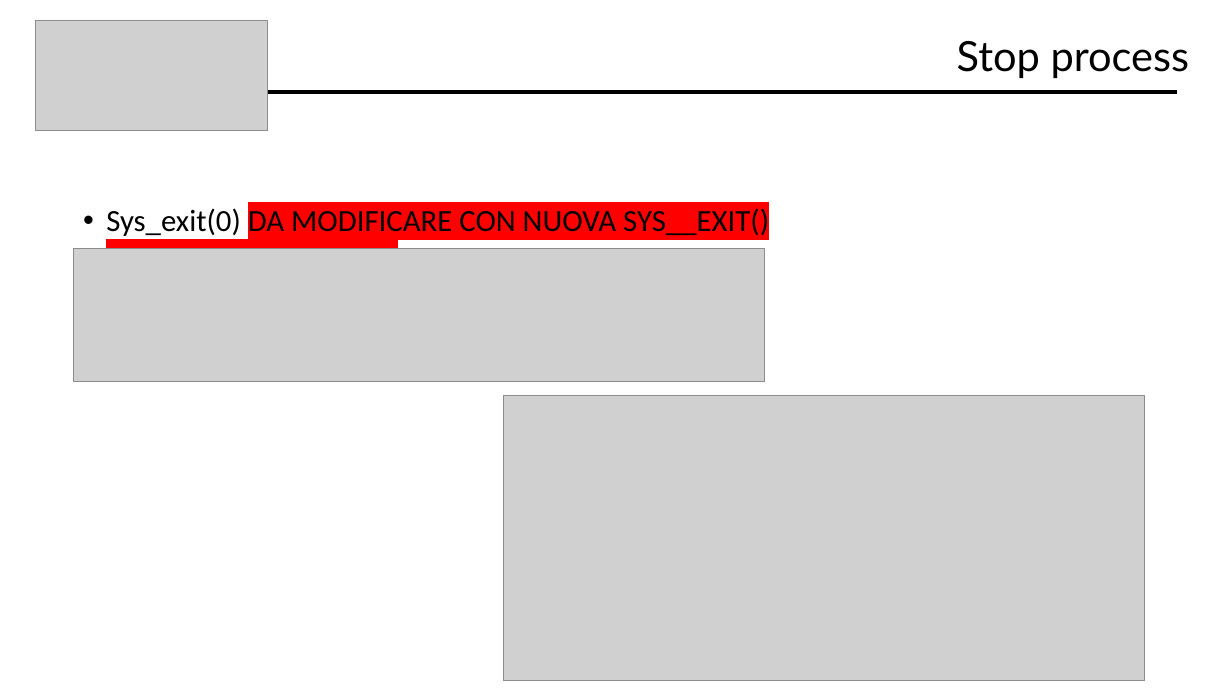
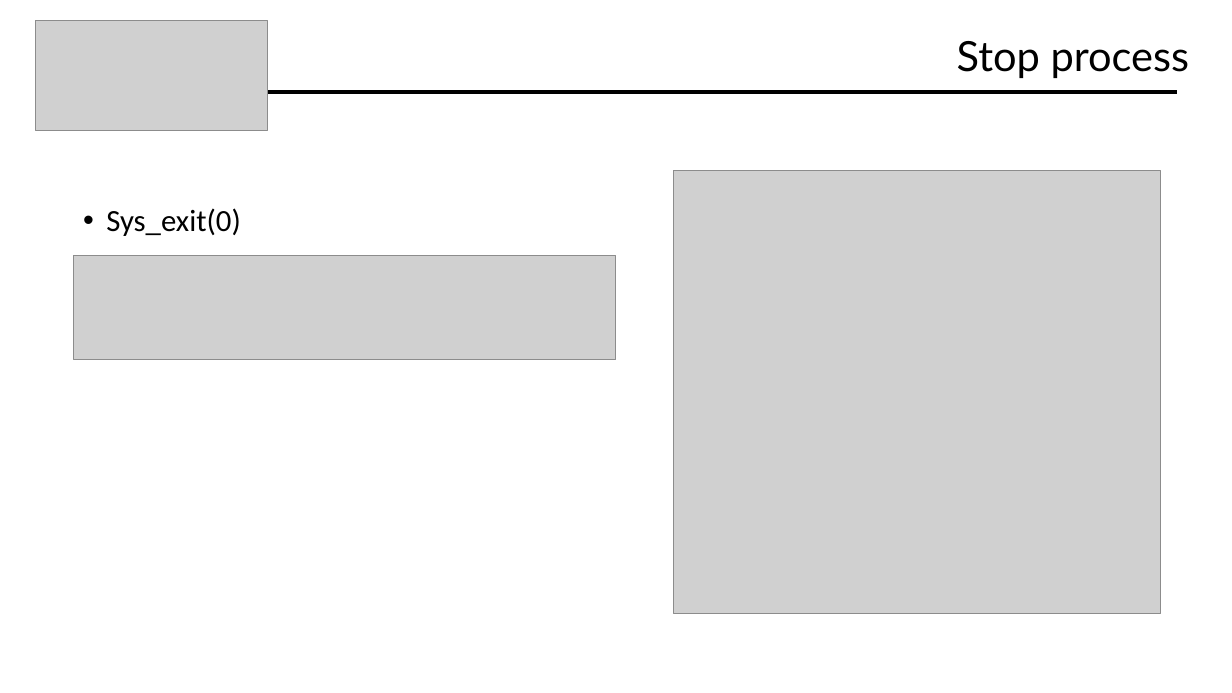
Before and after one commit to Davide619/OS161, a slide deck: slide 15 of Presentazione Progetto OS161.pptx. Drawn at 1232x693 pixels with LibreOffice and Linux fonts; fonts in the diff are those of the drawing; grey boxes stand for pictures. Boxes give left, top, right and bottom in pixels: in the first picture for what was removed or moved away, otherwise in the second. Text is boxed around its words. In the diff, an @@ line names an element or a change of style, - is before the commit and + after.

```diff
--- a/Presentazione Progetto OS161.pptx
+++ b/Presentazione Progetto OS161.pptx
@@ picture added at [674,170,1161,614] @@
@@ text at [106,208,241,236]: text changed @@
-• Sys_exit(0) DA MODIFICARE CON NUOVA SYS__EXIT() ___________________
+• Sys_exit(0)
@@ picture: place and size @@
-picture at [74,249,764,382]
+picture at [74,255,616,360]
@@ picture removed at [503,396,1144,680] @@
```
Also in this commit, not shown: 22 other slides changed, 3 slides added, 1 slide removed.
